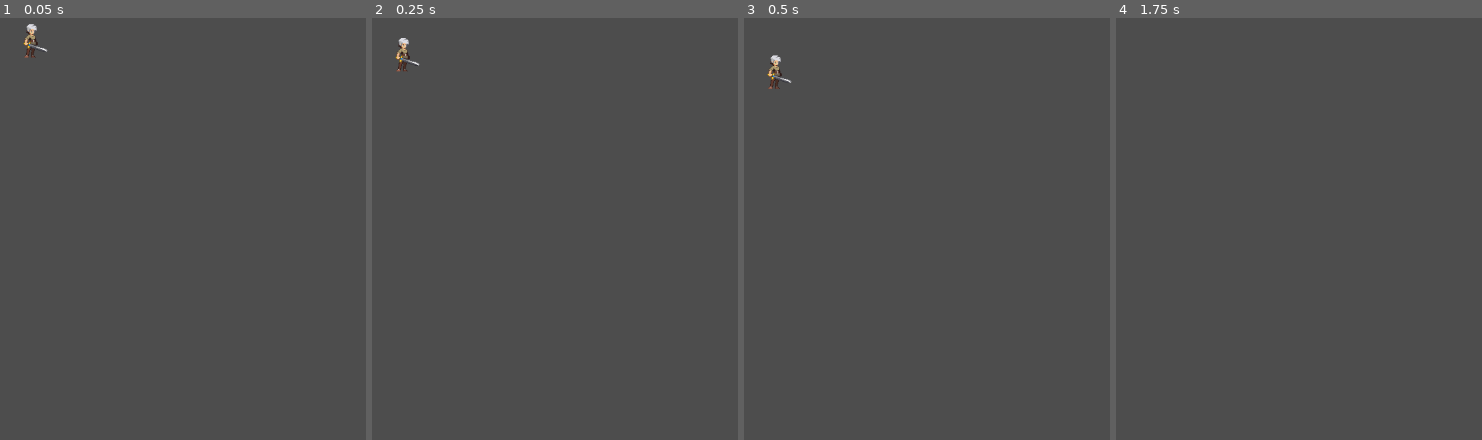
Above: before the commit, frames 1-4 (left to right).
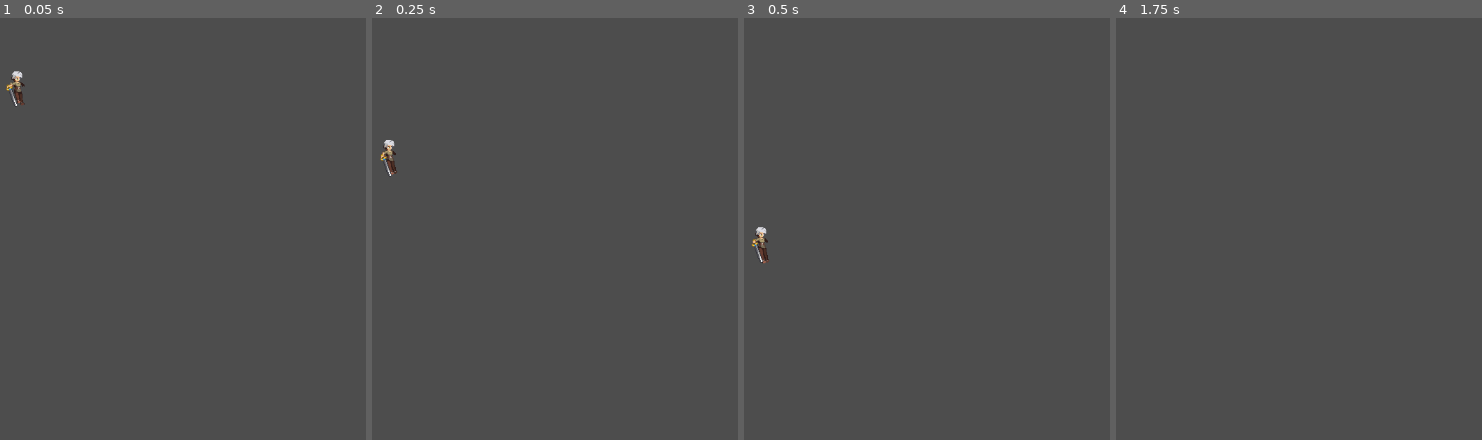
Above: after the commit, the same moments.

Repository: ValentinSmaia/Progra_del_papu_-v
Game: Godot game, scene res://Escenas/componentes/Jugador/jugador.tscn
Two runs of this game, one before a commit and one after it. Both use one fixed random seed, a clock stepped at 60 frames per second and the inputs below.
Inputs:
- Up to frame 1 (0.05 s): no input
- Up to frame 2 (0.25 s): no input
- Up to frame 3 (0.5 s): no input
- Up to frame 4 (1.75 s): tap Enter at 0.5 s; hold D (derecha) from 0.53 s (still down); tap Space (Salto, bound only after the commit) at 0.6, 0.77, 1.07, 1.35, 1.52 s

The runs differ from the first frame. In frame 1, 0.4% of the frame differs, in the area x 1-14%, y 1-21%; in frame 2, 0.4%; in frame 3, 0.4%, in the area x 2-14%, y 8-59%; in frame 4, nothing differs.

Commit message:
Quieto, correr y saltar

Diff:
--- a/otro-mas/Escenas/Nivel_0/Nivel_0.tscn
+++ b/otro-mas/Escenas/Nivel_0/Nivel_0.tscn
@@ -1,8 +1,19 @@
-[gd_scene load_steps=2 format=3 uid="uid://bmefjvin5bjfi"]
+[gd_scene load_steps=3 format=3 uid="uid://bmefjvin5bjfi"]
 
 [ext_resource type="PackedScene" uid="uid://bi6ji0oeiiosp" path="res://Escenas/componentes/Jugador/jugador.tscn" id="1_nufr8"]
+
+[sub_resource type="RectangleShape2D" id="RectangleShape2D_nufr8"]
+size = Vector2(716, 20)
 
 [node name="Nivel0" type="Node2D"]
 
 [node name="Jugador" parent="." instance=ExtResource("1_nufr8")]
 position = Vector2(540, 342)
+
+[node name="StaticBody2D" type="StaticBody2D" parent="."]
+position = Vector2(1, 426)
+metadata/_edit_group_ = true
+
+[node name="CollisionShape2D" type="CollisionShape2D" parent="StaticBody2D"]
+position = Vector2(348, 0)
+shape = SubResource("RectangleShape2D_nufr8")
--- a/otro-mas/Escenas/componentes/Jugador/Estados/Quieto.gd
+++ b/otro-mas/Escenas/componentes/Jugador/Estados/Quieto.gd
@@ -1,7 +1,16 @@
 extends Estado
 
 func enter():
-	print("hola")
+	pass
+	jugador.sprite.play("Quieto")
 
-func update(delta):
-	jugador.velocity.y=100
+func physics_update(delta):
+	if not jugador.is_on_floor():
+		get_parent().ir_a_estado_siguiente("Cayendo")
+
+	if jugador.is_on_floor() and Input.is_action_just_pressed("derecha"):
+		get_parent().ir_a_estado_siguiente("Velocidad")
+
+
+	if jugador.is_on_floor() and Input.is_action_just_pressed("Salto"):
+		get_parent().ir_a_estado_siguiente("Saltando")
--- /dev/null
+++ b/otro-mas/Escenas/componentes/Jugador/Estados/cayendo.gd
@@ -0,0 +1,10 @@
+extends Estado
+func enter():
+	jugador.sprite.play("Cayendo")
+
+func physics_update(_delta):
+	jugador.velocity.y= jugador.gravedad
+	jugador.move_and_slide()
+
+	if jugador.is_on_floor():
+		get_parent().ir_a_estado_siguiente("Quieto")
--- /dev/null
+++ b/otro-mas/Escenas/componentes/Jugador/Estados/saltando.gd
@@ -0,0 +1,10 @@
+extends Estado
+
+func enter():
+	jugador.sprite.play("Saltar")
+
+
+
+func physics_update(delta):
+	jugador.velocity.y=-100
+	jugador.move_and_slide()
--- /dev/null
+++ b/otro-mas/Escenas/componentes/Jugador/Estados/velocidad.gd
@@ -0,0 +1,10 @@
+extends Estado
+
+func enter():
+	jugador.sprite.play("Correr")
+
+
+
+func physics_update(delta):
+	jugador.velocity.x= 100
+	jugador.move_and_slide()
--- a/otro-mas/Escenas/componentes/Jugador/jugador.gd
+++ b/otro-mas/Escenas/componentes/Jugador/jugador.gd
@@ -1,8 +1,10 @@
 extends CharacterBody2D
 
-@export var velocidad = 1000
+@export var velocidad = 500
+@export var gravedad = 250.0
+@export var sprite: AnimatedSprite2D
+
 
 func _physics_process(delta):
-	var direccion = Input.get_axis ("izquierda", "derecha")
-	velocity.x = direccion * velocidad
+	pass
 	move_and_slide()
--- a/otro-mas/Escenas/componentes/Jugador/jugador.tscn
+++ b/otro-mas/Escenas/componentes/Jugador/jugador.tscn
@@ -7,6 +7,9 @@
 [ext_resource type="Texture2D" uid="uid://d3j0bw2ubxmr" path="res://Assets/Texturas/Jugador/idle.png" id="5_bx2cf"]
 [ext_resource type="Script" uid="uid://bh5gdba7ghckq" path="res://Escenas/componentes/Maquina_Estado/maquina_estado.gd" id="6_q7o24"]
 [ext_resource type="Script" uid="uid://dchof4n7wva0b" path="res://Escenas/componentes/Jugador/Estados/Quieto.gd" id="7_6g2t3"]
+[ext_resource type="Script" uid="uid://bga0j66w40d30" path="res://Escenas/componentes/Jugador/Estados/cayendo.gd" id="8_bx2cf"]
+[ext_resource type="Script" uid="uid://bm3e322m4e6t2" path="res://Escenas/componentes/Jugador/Estados/saltando.gd" id="9_uvgch"]
+[ext_resource type="Script" uid="uid://11w5t3dl5gb6" path="res://Escenas/componentes/Jugador/Estados/velocidad.gd" id="10_ov37r"]
 
 [sub_resource type="RectangleShape2D" id="RectangleShape2D_vv1yo"]
 size = Vector2(18, 49)
@@ -143,7 +146,7 @@
 "texture": SubResource("AtlasTexture_eri4y")
 }],
 "loop": false,
-"name": &"atacar",
+"name": &"Atacar",
 "speed": 5.0
 }, {
 "frames": [{
@@ -160,7 +163,7 @@
 "texture": SubResource("AtlasTexture_x8l47")
 }],
 "loop": false,
-"name": &"caer",
+"name": &"Caer",
 "speed": 10.0
 }, {
 "frames": [{
@@ -174,7 +177,7 @@
 "texture": SubResource("AtlasTexture_5kx8c")
 }],
 "loop": true,
-"name": &"cayendo",
+"name": &"Cayendo",
 "speed": 5.0
 }, {
 "frames": [{
@@ -203,7 +206,7 @@
 "texture": SubResource("AtlasTexture_6dh5s")
 }],
 "loop": true,
-"name": &"correr",
+"name": &"Correr",
 "speed": 5.0
 }, {
 "frames": [{
@@ -220,7 +223,7 @@
 "texture": SubResource("AtlasTexture_a3wl1")
 }],
 "loop": true,
-"name": &"quieto",
+"name": &"Quieto",
 "speed": 3.0
 }, {
 "frames": [{
@@ -243,13 +246,14 @@
 "texture": SubResource("AtlasTexture_7psi1")
 }],
 "loop": false,
-"name": &"saltar",
+"name": &"Saltar",
 "speed": 10.0
 }]
 
-[node name="Jugador" type="CharacterBody2D"]
-position = Vector2(575, 69)
+[node name="Jugador" type="CharacterBody2D" node_paths=PackedStringArray("sprite")]
+position = Vector2(562, 128)
 script = ExtResource("1_vv1yo")
+sprite = NodePath("AnimatedSprite2D")
 metadata/_edit_group_ = true
 
 [node name="CollisionShape2D" type="CollisionShape2D" parent="."]
@@ -258,13 +262,25 @@
 
 [node name="AnimatedSprite2D" type="AnimatedSprite2D" parent="."]
 sprite_frames = SubResource("SpriteFrames_vl2d8")
-animation = &"quieto"
+animation = &"Saltar"
 
 [node name="MaquinaEstado" type="Node" parent="." node_paths=PackedStringArray("jugador")]
 script = ExtResource("6_q7o24")
 jugador = NodePath("..")
 metadata/_custom_type_script = "uid://bh5gdba7ghckq"
 
-[node name="Estado" type="Node" parent="MaquinaEstado"]
+[node name="Quieto" type="Node" parent="MaquinaEstado"]
 script = ExtResource("7_6g2t3")
 metadata/_custom_type_script = "uid://dpklkvqyfi3ku"
+
+[node name="Cayendo" type="Node" parent="MaquinaEstado"]
+script = ExtResource("8_bx2cf")
+metadata/_custom_type_script = "uid://dpklkvqyfi3ku"
+
+[node name="Saltando" type="Node" parent="MaquinaEstado"]
+script = ExtResource("9_uvgch")
+metadata/_custom_type_script = "uid://dpklkvqyfi3ku"
+
+[node name="Velocidad" type="Node" parent="MaquinaEstado"]
+script = ExtResource("10_ov37r")
+metadata/_custom_type_script = "uid://dpklkvqyfi3ku"
--- a/otro-mas/Escenas/componentes/Maquina_Estado/estado.gd
+++ b/otro-mas/Escenas/componentes/Maquina_Estado/estado.gd
@@ -1,17 +1,25 @@
 extends Node
 class_name Estado
 
-var jugador : CharacterBody2D
+@export var jugador : CharacterBody2D
+
 
 func _ready():
 	jugador=get_parent().jugador
 
 
+
 func enter():
 	pass
+
 
 func update(_delta):
 	pass
 
+
+func physics_update(delta):
+	pass
+
+
 func exit():
 	pass
--- a/otro-mas/Escenas/componentes/Maquina_Estado/maquina_estado.gd
+++ b/otro-mas/Escenas/componentes/Maquina_Estado/maquina_estado.gd
@@ -11,7 +11,13 @@
 func _process(delta):
 	estado_actual.update(delta)
 
-func ir_a_estado_siguiente(estado_siguiente : Estado):
+
+func _physics_process(delta):
+	estado_actual.physics_update(delta)
+
+
+
+func ir_a_estado_siguiente(estado_siguiente : String):
 	estado_actual.exit()
-	estado_actual = estado_siguiente
+	estado_actual = get_node(estado_siguiente)
 	estado_actual.enter()
--- a/otro-mas/project.godot
+++ b/otro-mas/project.godot
@@ -27,6 +27,11 @@
 "events": [Object(InputEventKey,"resource_local_to_scene":false,"resource_name":"","device":-1,"window_id":0,"alt_press …(192 unchanged characters)…
 ]
 }
+Salto={
+"deadzone": 0.2,
+"events": [Object(InputEventKey,"resource_local_to_scene":false,"resource_name":"","device":-1,"window_id":0,"alt_pressed":false,"shift_pressed":false,"ctrl_pressed":false,"meta_pressed":false,"pressed":false,"keycode":0,"physical_keycode":32,"key_label":0,"unicode":32,"location":0,"echo":false,"script":null)
+]
+}
 
 [rendering]
 
Not shown, added: otro-mas/Escenas/componentes/Jugador/Estados/cayendo.gd.uid
Not shown, added: otro-mas/Escenas/componentes/Jugador/Estados/saltando.gd.uid
Not shown, added: otro-mas/Escenas/componentes/Jugador/Estados/velocidad.gd.uid
Not shown: 1 places in otro-mas/Escenas/componentes/Jugador/jugador.tscn that only renumber resources
